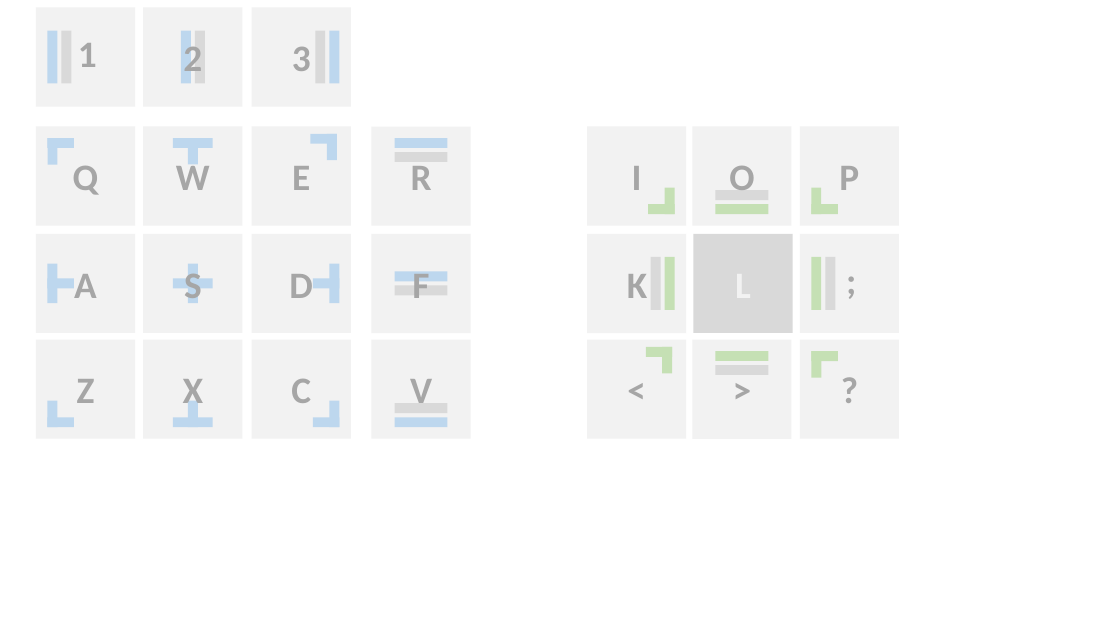
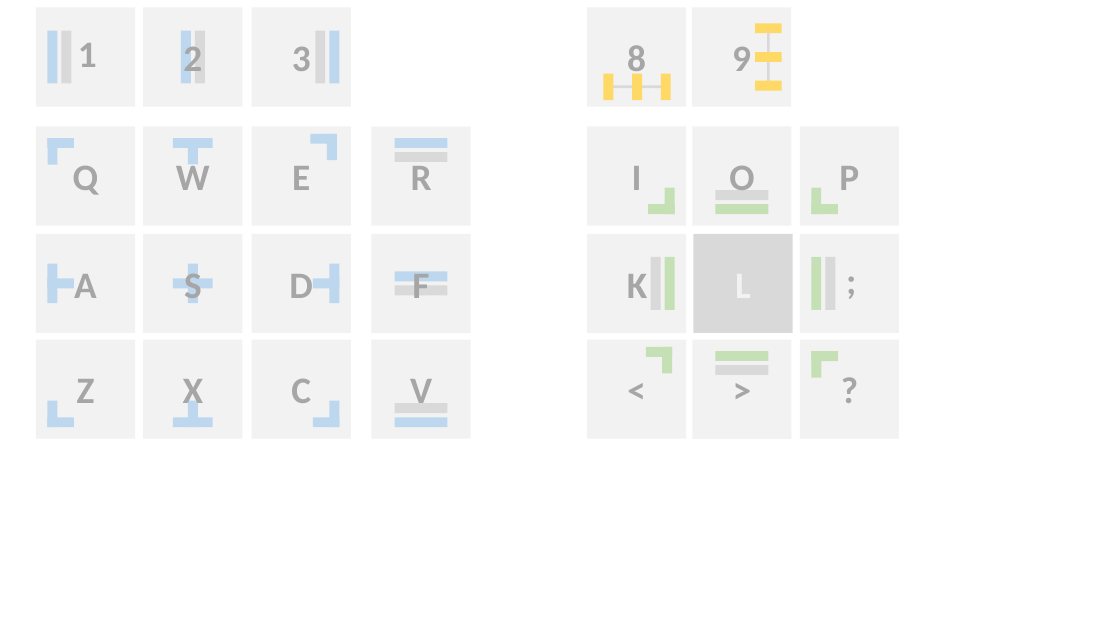
Before and after one commit to s910324/misc, a slide deck: slide 4 of vba.pptm (slide 3 before the commit). Drawn at 1120x630 pixels with LibreOffice and Linux fonts; fonts in the diff are those of the drawing. Boxes give left, top, right and bottom in pixels: in the first picture for what was removed or moved away, otherwise in the second. Text is boxed around its words. In the diff, an @@ line names an element or a change of style, - is before the commit and + after.

```diff
--- a/vba.pptm
+++ b/vba.pptm
@@ group added at <box>692,8,791,107</box>: 5 rectangles, 1 text @@
+9
@@ group added at <box>587,8,686,107</box>: 6 rectangles, 1 text @@
+8
```
Also in this commit, not shown: 2 slides added.
